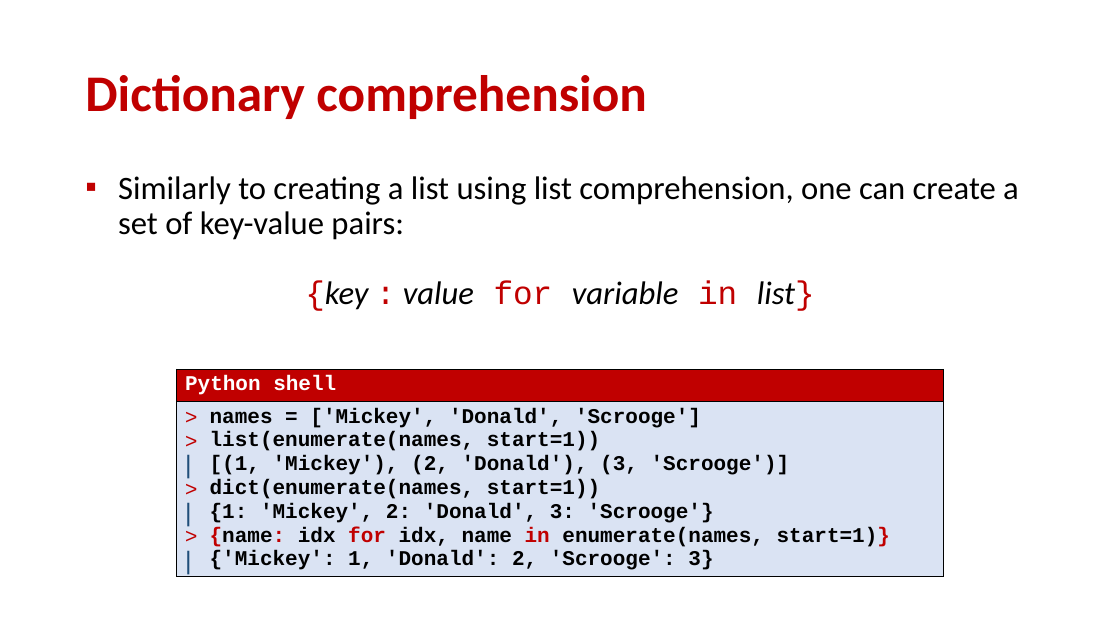
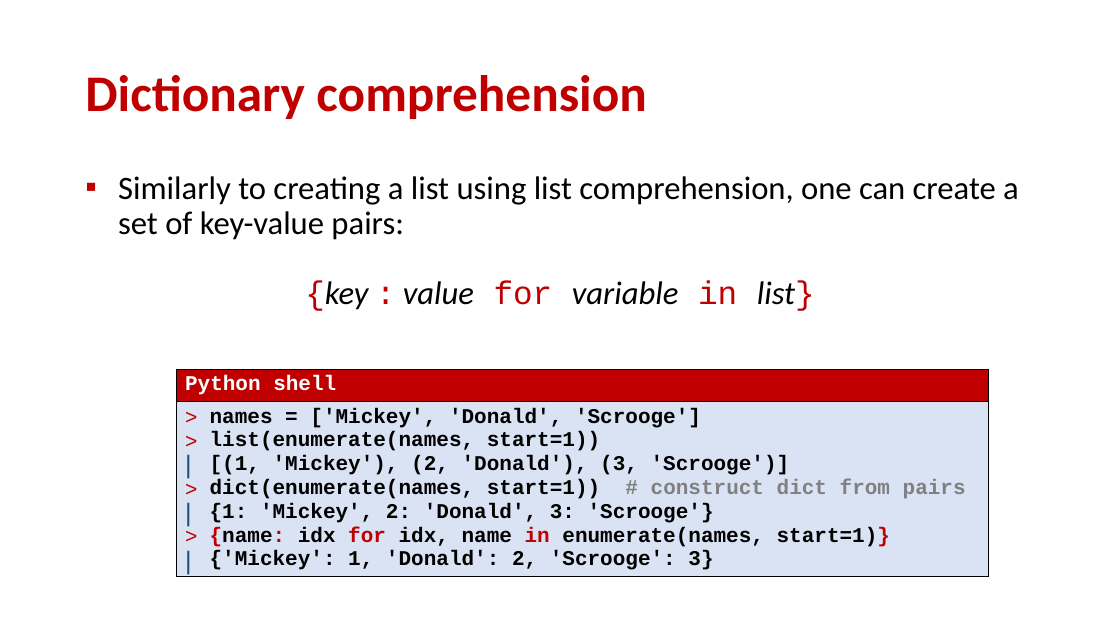
Before and after one commit to gsbrodal/gsbrodal.github.io, a slide deck: slide 9 of ipsa/slides/dictionaries.pptx. Drawn at 1120x630 pixels with LibreOffice and Linux fonts; fonts in the diff are those of the drawing. Boxes give left, top, right and bottom in pixels: in the first picture for what was removed or moved away, otherwise in the second. Text is boxed around its words. In the diff, an @@ line names an element or a change of style, - is before the commit and + after.

```diff
--- a/ipsa/slides/dictionaries.pptx
+++ b/ipsa/slides/dictionaries.pptx
@@ table at [176,369,988,587] @@
-row 2, column 1: names = ['Mickey', 'Donald', 'Scrooge'] / list(enumerate(names, start=1)) / [(1, 'Mickey'), (2, 'Donald'), (3, 'Scrooge')] / dict(enumerate(names, start=1)) / {1: 'Mickey', 2: 'Donald', 3: 'Scrooge'} / {name: idx for idx, name in enumerate(names, start=1)} / {'Mickey': 1, 'Donald': 2, 'Scrooge': 3}
+row 2, column 1: names = ['Mickey', 'Donald', 'Scrooge'] / list(enumerate(names, start=1)) / [(1, 'Mickey'), (2, 'Donald'), (3, 'Scrooge')] / dict(enumerate(names, start=1)) # construct dict from pairs / {1: 'Mickey', 2: 'Donald', 3: 'Scrooge'} / {name: idx for idx, name in enumerate(names, start=1)} / {'Mickey': 1, 'Donald': 2, 'Scrooge': 3}
@@ table: place and size @@
-table at [176,369,944,587]
+table at [176,369,988,587]
```
Also in this commit, not shown: 2 other slides changed, 4 other files.
